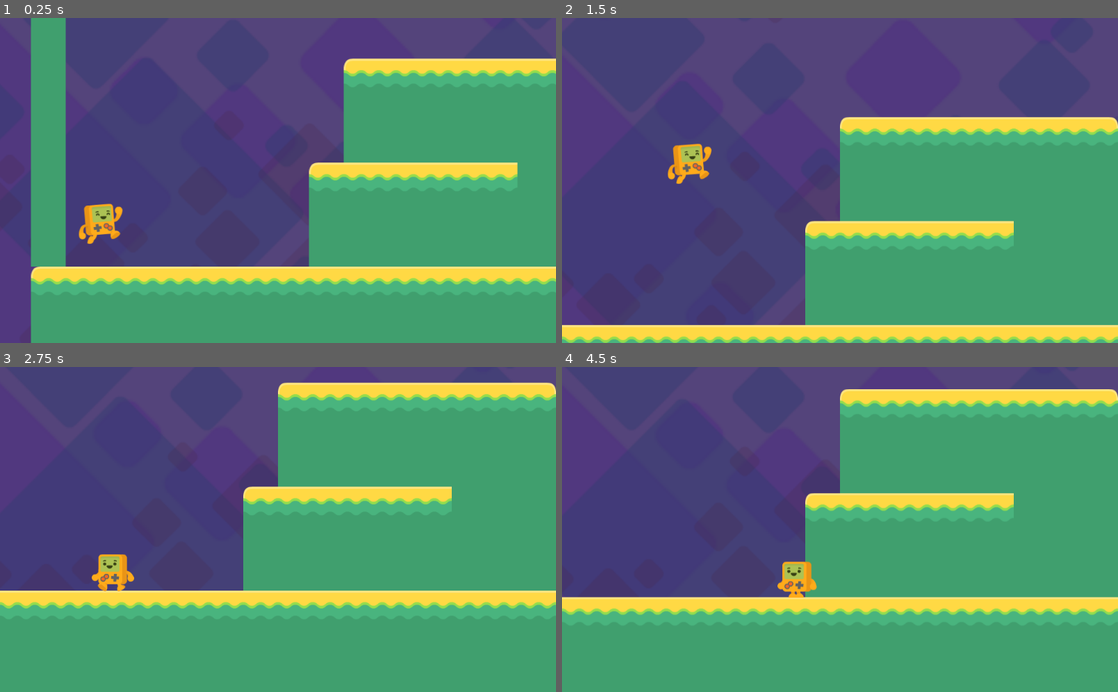
Above: before the commit, frames 1-4 (two rows, left to right).
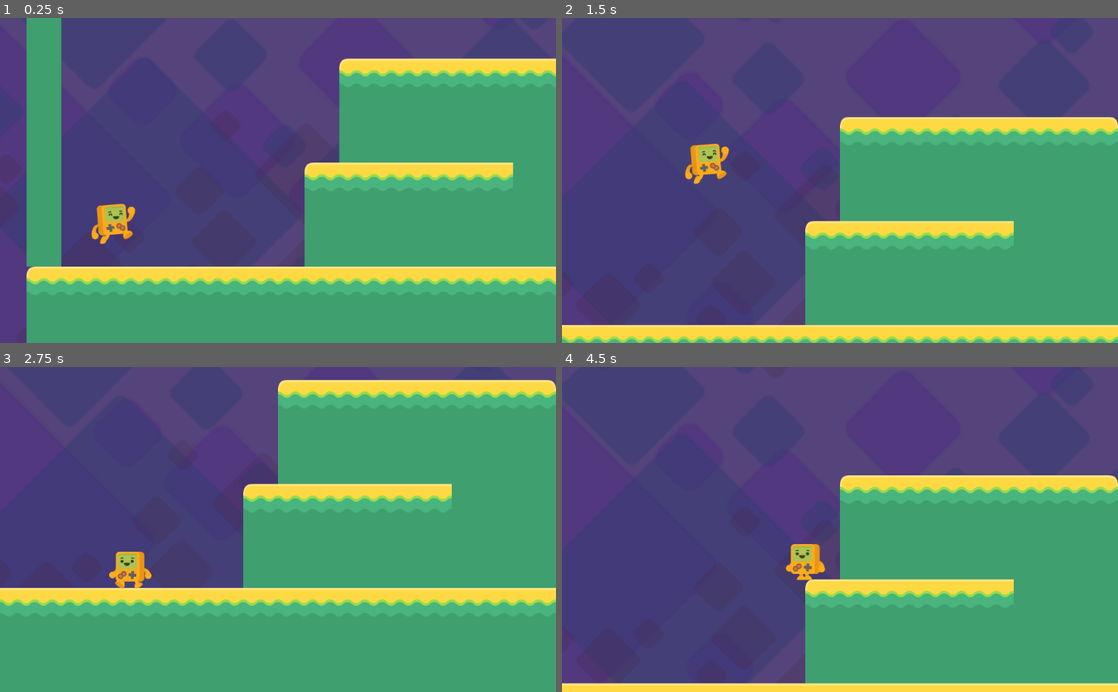
Above: after the commit, the same moments.

Repository: Mattmos99/GodotPlatformer
Game: Godot game, scene res://Level1.tscn
The game is run twice, just before and just after one commit, with the same random seed, the same clock (stepped at 60 frames per second) and the same inputs.
Inputs:
- Up to frame 1 (0.25 s): no input
- Up to frame 2 (1.5 s): hold Right (right) from 0.53 s (still down); tap Space (jump) at 0.77 s
- Up to frame 3 (2.75 s): tap Space (jump) at 1.52 s; release Right (right) at 2.03 s; hold Left (left) from 2.03 s (still down)
- Up to frame 4 (4.5 s): release Left (left) at 2.78 s; hold Right (right) 2.78-4.28 s; tap Space (jump) at 3.02, 3.77 s; hold Left (left) from 4.28 s (still down)

The runs differ from the first frame. In frame 1, 5.2% of the frame differs, in the area x 4-100%, y 0-100%; in frame 2, 0.9%; in frame 3, 7.1%; in frame 4, 39%, in the area x 0-100%, y 6-100%.

Commit message:
Fall Pit

Diff:
--- a/Platformer/Level1.tscn
+++ b/Platformer/Level1.tscn
@@ -11,6 +11,9 @@
 
 [sub_resource type="RectangleShape2D" id=2]
 extents = Vector2( 256, 32 )
+
+[sub_resource type="RectangleShape2D" id=3]
+extents = Vector2( 1344, 192 )
 
 [node name="Level1" type="Node2D"]
 
@@ -37,14 +40,14 @@
 one_way_collision = true
 
 [node name="Steve" parent="." instance=ExtResource( 2 )]
-position = Vector2( -1024, 352 )
+position = Vector2( -992, 352 )
 
 [node name="Camera2D" type="Camera2D" parent="Steve"]
 current = true
 limit_left = -1088
 limit_top = -500
 limit_right = 3135
-limit_bottom = 700
+limit_bottom = 705
 limit_smoothed = true
 drag_margin_h_enabled = true
 drag_margin_v_enabled = true
@@ -94,3 +97,14 @@
 scale = Vector2( 1.75, 1.75 )
 texture = ExtResource( 5 )
 centered = false
+
+[node name="FallZone" type="Area2D" parent="."]
+position = Vector2( 1344, 960 )
+__meta__ = {
+"_edit_group_": true
+}
+
+[node name="CollisionShape2D" type="CollisionShape2D" parent="FallZone"]
+shape = SubResource( 3 )
+
+[connection signal="body_entered" from="FallZone" to="Steve" method="_on_FallZone_body_entered"]
--- a/Platformer/Steve.gd
+++ b/Platformer/Steve.gd
@@ -29,3 +29,10 @@
 	velocity = move_and_slide(velocity,Vector2.UP)
 
 	velocity.x = lerp(velocity.x,0,0.2)
+
+
+
+
+
+func _on_FallZone_body_entered(body):
+	get_tree().change_scene("res://Level1.tscn")
Not shown: 1 places in Platformer/Level1.tscn that only renumber resources
